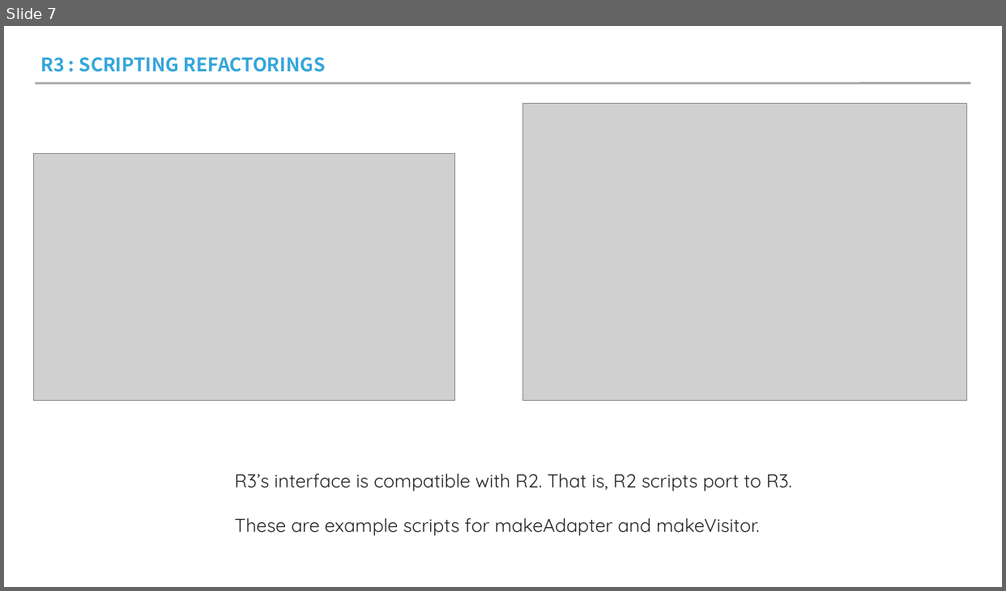
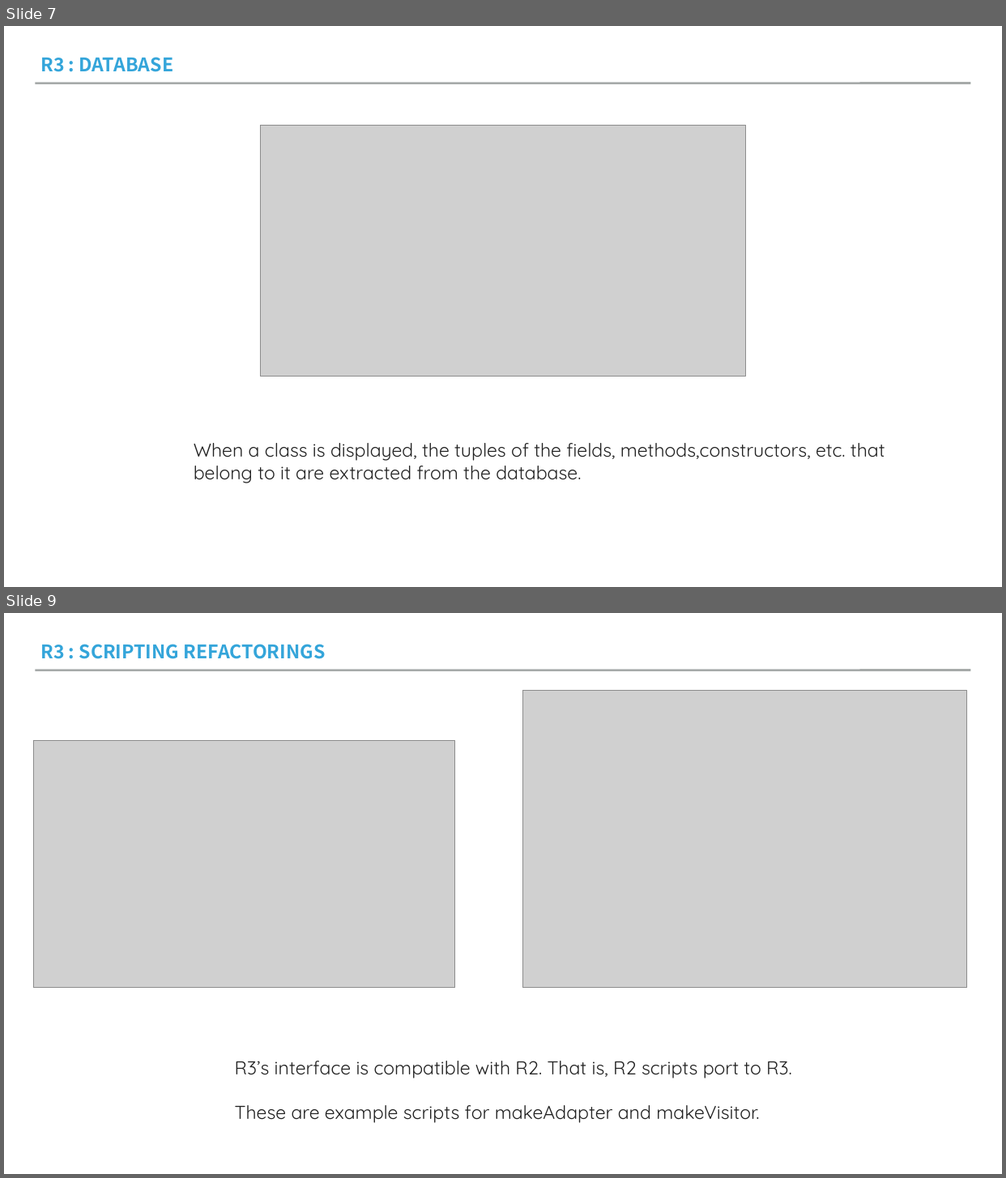
Before and after one commit to kevin-collins/1, a slide deck: 期末作业/面向对象.pptx. Shown one above the other, each under a label of ours: slide 7 before the commit, slides 7 and 9 after it; the slides between them are not shown. The pictures are 1006x591 and 1006x1178 pixels, drawn with LibreOffice and Linux fonts; fonts in the diff are those of the drawing; grey boxes stand for pictures. Boxes give left, top, right and bottom in pixels: in the first picture for what was removed or moved away, otherwise in the second. Text is boxed around its words. In the diff, an @@ line names an element or a change of style, - is before the commit and + after.

```diff
--- a/期末作业/面向对象.pptx
+++ b/期末作业/面向对象.pptx
@@ slide 7 added at box(4, 26, 1002, 587), background #FFFFFF; not listed: 1 template element that a slide beside it also shows @@
@@ text added at box(40, 57, 174, 72), 18 pt, text #34A5DA, bold @@
+R3 : DATABASE
@@ picture added at box(260, 126, 746, 377) @@
@@ text added at box(194, 443, 885, 484), 18 pt, text #222222 @@
+When a class is displayed, the tuples of the fields, methods,constructors, etc. that belong to it are extracted from the database.
@@ what was slide 7 is now slide 9 @@
```
Also in this commit, not shown: 8 slides changed, 2 other slides added, 2 slides removed, 41 other files.
